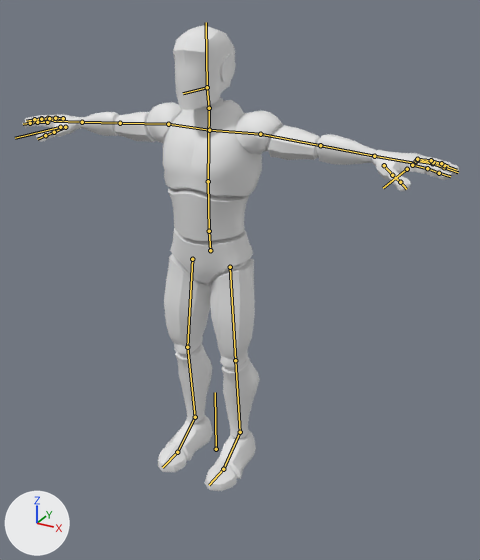
The Blender file Blender/custom_animation.blend: old version first, new version second.
The view is the same before and after, from a 50 mm lens placed at (1.294, -2.127, 1.936), pointed at (0.114, 0.019, 0.863). Every picture has the same lights, and +X, +Y and +Z are marked at lower left. The bones that bend it are drawn over the model as lines.

Objects in the first picture: 'HumanM_BodyMesh'.
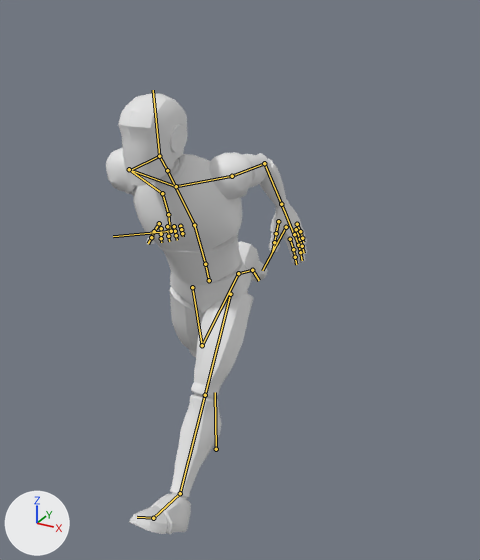
Commit message: Whats this? A run animation?

The newer file adds an action. The first version stands in its rest pose; the second is drawn at frame 7 of the action 'run'.

The change in detail:
Bone 'FK_UpperArm.L' (bone_fk_upperarm_l) turns from (0, 0, 0) to (-88, 1, -76) degrees about its own x, y and z.
Bone 'FK_Forearm.L' (bone_fk_forearm_l) turns from (0, 0, 0) to (65, -1, 0) degrees about its own x, y and z.
Bone 'FK_UpperArm.R' (bone_fk_upperarm_r) turns from (0, 0, 0) to (-89, 37, 3) degrees about its own x, y and z.
Bone 'FK_Forearm.R' (bone_fk_forearm_r) turns from (0, 0, 0) to (24, -18, 0) degrees about its own x, y and z.
Bone 'FK_Hand.R' (bone_fk_hand_r) turns from (0, 0, 0) to (2, 0, 0) degrees about its own x, y and z.
Bone 'Hips' (bone_hips) moves from (0.0, 0.0, 0.0) to (0.0, -0.013, -0.125).
Bone 'Hips' (bone_hips) turns from (0, 0, 0) to (13, -1, 4) degrees about its own x, y and z.
Bone 'Spine' (bone_spine) turns from (0, 0, 0) to (21, -5, 12) degrees about its own x, y and z.
Bone 'Chest' (bone_chest) turns from (0, 0, 0) to (32, -10, 10) degrees about its own x, y and z.
Bone 'Shoulder.L' (bone_shoulder_l) turns from (0, 0, 0) to (-11, 5, 11) degrees about its own x, y and z.
Bone 'Shoulder.R' (bone_shoulder_r) turns from (0, 0, 0) to (15, 3, -10) degrees about its own x, y and z.
Bone 'Neck' (bone_neck) turns from (0, 0, 0) to (27, 0, 0) degrees about its own x, y and z.
Bone 'Head' (bone_head) turns from (0, 0, 0) to (-22, 0, 0) degrees about its own x, y and z.
Bone 'IKLeg.R' (bone_ikleg_r) moves from (0.0, 0.0, 0.0) to (0.0, 0.416, 0.56).
Bone 'IKLeg.R' (bone_ikleg_r) turns from (0, 0, 0) to (131, -2, 5) degrees about its own x, y and z.
Bone 'IKLeg.L' (bone_ikleg_l) moves from (0.0, 0.0, 0.0) to (0.0, -0.536, -0.08).
Bone 'IKLeg.L' (bone_ikleg_l) turns from (0, 0, 0) to (-41, 0, 0) degrees about its own x, y and z.

What differs and where, as boxes (x1, y1, x2, y2) in the pictures (480 x 560 px):
'HumanM_BodyMesh', posed (54% narrower): before (22, 25, 459, 491); after (106, 94, 307, 534)
